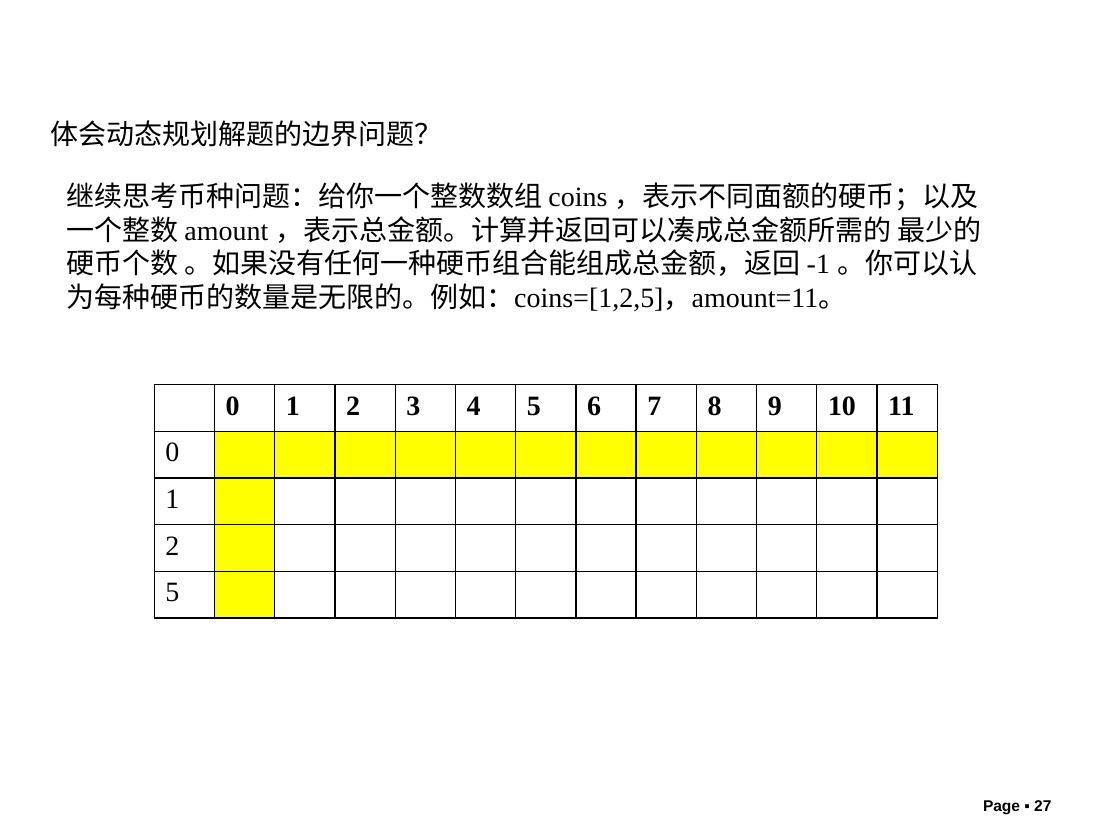
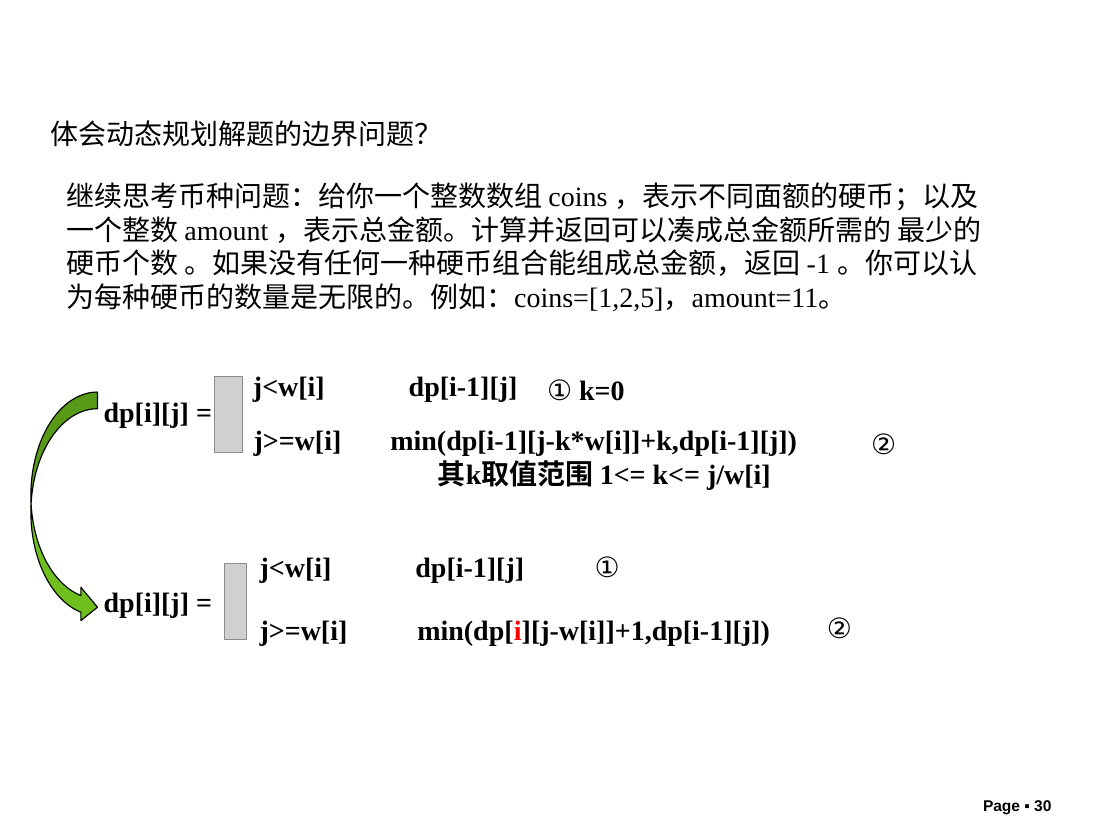
Before and after one commit to liutongling/DP, a slide deck: slide 30 of file/第5章 动态规划法.pptx (slide 27 before the commit). Drawn at 1120x840 pixels with LibreOffice and Linux fonts; fonts in the diff are those of the drawing; grey boxes stand for pictures; background and template pictures are left out. Boxes give left, top, right and bottom in pixels: in the first picture for what was removed or moved away, otherwise in the second. Text is boxed around its words. In the diff, an @@ line names an element or a change of style, - is before the commit and + after.

```diff
--- a/file/第5章 动态规划法.pptx
+++ b/file/第5章 动态规划法.pptx
@@ table removed at <box>155,384,941,617</box>, 5 rows, 13 columns @@
- | 0 | 1 | 2 | 3 | 4 | 5 | 6 | 7 | 8 | 9 | 10 | 11
-0 |  |  |  |  |  |  |  |  |  |  |  | 
-1 |  |  |  |  |  |  |  |  |  |  |  | 
-2 |  |  |  |  |  |  |  |  |  |  |  | 
-5 |  |  |  |  |  |  |  |  |  |  |  | 
@@ group added at <box>104,376,797,490</box>: 3 texts, 1 picture @@
+dp[i][j] =
+j<w[i] dp[i-1][j]
+j>=w[i] min(dp[i-1][j-k*w[i]]+k,dp[i-1][j])
+其k取值范围 1<= k<= j/w[i]
@@ text added at <box>547,379,625,401</box>, 18 pt, text #000000, bold @@
+① k=0
@@ curved up arrow added at <box>31,393,98,624</box>, fill #6FC01E, outline #000000 0.75 pt @@
@@ text added at <box>871,433,896,455</box>, 18 pt, text #000000 @@
+②
@@ group added at <box>104,557,770,646</box>: 3 texts, 1 picture @@
+dp[i][j] =
+j<w[i] dp[i-1][j]
+j>=w[i] min(dp[i][j-w[i]]+1,dp[i-1][j])
@@ text added at <box>595,556,620,578</box>, 18 pt, text #000000 @@
+①
@@ text added at <box>827,617,852,639</box>, 18 pt, text #000000 @@
+②
@@ page number at <box>983,800,1051,815</box>: text changed @@
-Page ▪ 27
+Page ▪ 30
```
Also in this commit, not shown: 2 other slides changed, 16 slides added, 2 other files.
